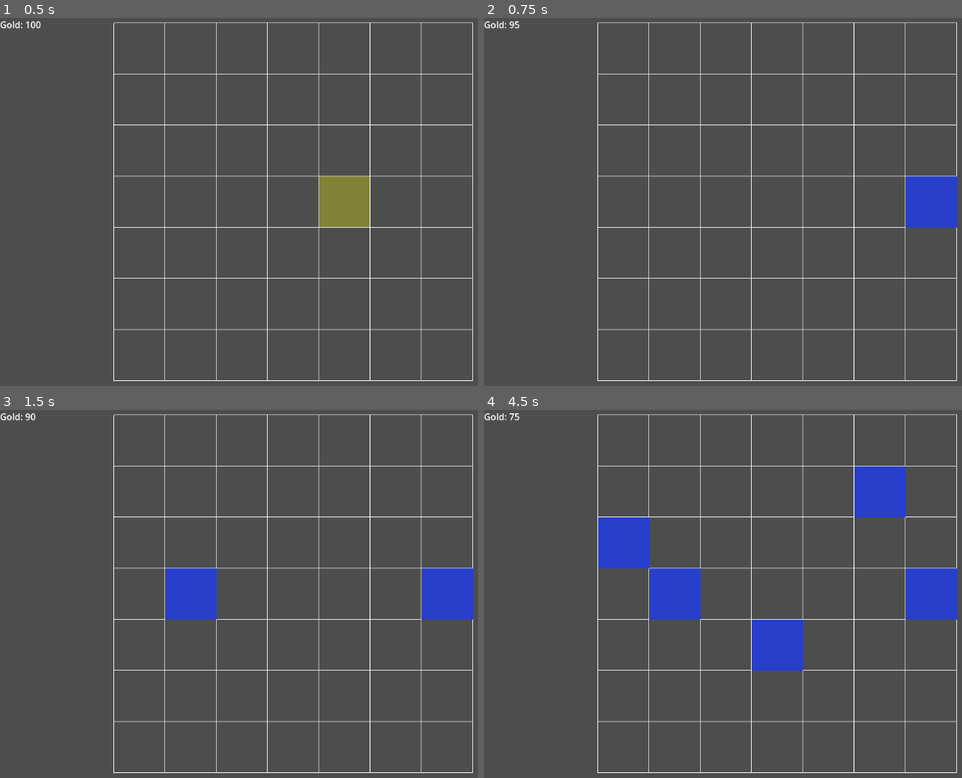
Above: before the commit, frames 1-4 (two rows, left to right).
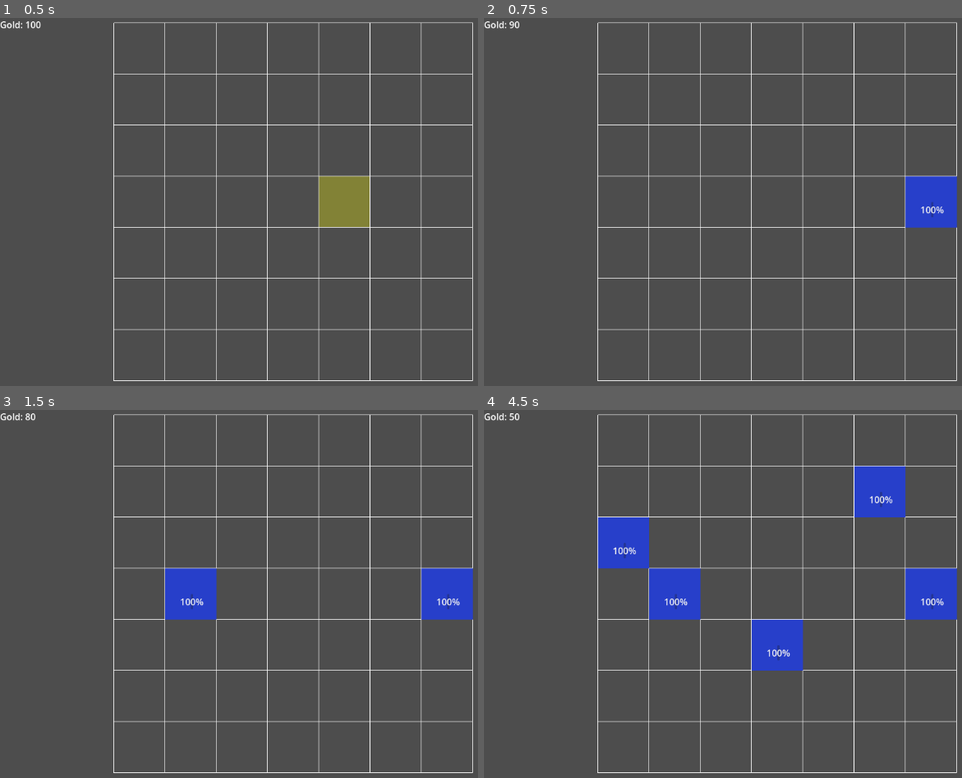
Above: after the commit, the same moments.

Repository: Traveler582/medieval-pvz
Game: Godot game, scene res://scenes/levels/level.tscn
Same seed, same stepped clock (60 frames per second), same inputs: the game is played once before the commit and once after it.
Inputs (mouse positions are in pixels of both pictures, inside the frame that each line leads up to):
- Up to frame 1 (0.5 s): no input
- Up to frame 2 (0.75 s): tap Enter at 0.5 s; move the mouse to (957, 183) at 0.52 s; click (957, 183) at 0.67 s
- Up to frame 3 (1.5 s): tap Space at 1.25 s; move the mouse to (195, 612) at 1.27 s; click (195, 612) at 1.42 s
- Up to frame 4 (4.5 s): tap Enter at 2, 3.5 s; move the mouse to (875, 513) at 2.02 s; click (875, 513) at 2.17 s; tap Space at 2.75, 4.25 s; move the mouse to (780, 667) at 2.77 s; click (780, 667) at 2.92 s; move the mouse to (outside the picture) at 3.52 s; click (outside the picture) at 3.67 s; move the mouse to (613, 538) at 4.27 s; click (613, 538) at 4.42 s

Frame 1 is identical in both runs. In frame 2, less than 0.1% of the frame differs, in the area x 6-97%, y 0-55%; in frame 3, 0.2%; in frame 4, 0.4%, in the area x 5-97%, y 0-69%.

Commit message:
Added EnemyData resource, EnemyBase class and EnemyKnight class

Diff:
--- /dev/null
+++ b/medieval-pvz/resources/enemies/enemy_data.gd
@@ -0,0 +1,8 @@
+extends Resource
+class_name EnemyData
+
+@export var enemy_name: String = ""
+@export var speed: float = 45.0
+@export var health: int = 3
+@export var damage: int = 1
+@export var scene: PackedScene
--- a/medieval-pvz/resources/units/knight.tres
+++ b/medieval-pvz/resources/units/knight.tres
@@ -4,7 +4,7 @@
 
 [resource]
 script = ExtResource("1_1hfx2")
-cost = 5
+cost = 10
 health = 5
 damage = 3
 metadata/_custom_type_script = "uid://dupi3dabj71cq"
--- /dev/null
+++ b/medieval-pvz/scenes/enemies/enemy.tscn
@@ -0,0 +1,25 @@
+[gd_scene format=3 uid="uid://bys8b6ujx0swa"]
+
+[ext_resource type="Script" uid="uid://c6mk248fp82va" path="res://scripts/enemies/enemy_knight.gd" id="1_6xk8f"]
+
+[sub_resource type="RectangleShape2D" id="RectangleShape2D_8e3ao"]
+
+[node name="Enemy" type="Node2D" unique_id=556555792]
+script = ExtResource("1_6xk8f")
+
+[node name="ColorRect" type="ColorRect" parent="." unique_id=1875913274]
+offset_left = -45.0
+offset_top = -45.0
+offset_right = 45.0
+offset_bottom = 45.0
+color = Color(0.6156863, 0, 0, 1)
+
+[node name="Area2D" type="Area2D" parent="." unique_id=52651537]
+
+[node name="CollisionShape2D" type="CollisionShape2D" parent="Area2D" unique_id=1491222755]
+scale = Vector2(5, 5)
+shape = SubResource("RectangleShape2D_8e3ao")
+
+[node name="ProgressBar" type="ProgressBar" parent="." unique_id=591700375]
+offset_right = 4.0
+offset_bottom = 27.0
--- a/medieval-pvz/scenes/units/knight.tscn
+++ b/medieval-pvz/scenes/units/knight.tscn
@@ -4,7 +4,6 @@
 [ext_resource type="Resource" uid="uid://c7ky0iyqgdtma" path="res://resources/units/knight.tres" id="2_8k1n4"]
 
 [sub_resource type="RectangleShape2D" id="RectangleShape2D_4ypb7"]
-size = Vector2(47, 20)
 
 [node name="Knight" type="Node2D" unique_id=1918362713]
 script = ExtResource("1_c8pb6")
@@ -18,14 +17,11 @@
 color = Color(0.15406221, 0.24613917, 0.79287314, 1)
 
 [node name="Area2D" type="Area2D" parent="." unique_id=1794259529]
-visible = false
 
 [node name="CollisionShape2D" type="CollisionShape2D" parent="Area2D" unique_id=1572920140]
-visible = false
-position = Vector2(13.5, 0)
+scale = Vector2(5, 5)
 shape = SubResource("RectangleShape2D_4ypb7")
 
 [node name="ProgressBar" type="ProgressBar" parent="." unique_id=765098025]
-visible = false
 offset_right = 4.0
 offset_bottom = 27.0
--- /dev/null
+++ b/medieval-pvz/scripts/enemies/enemy_base.gd
@@ -0,0 +1,22 @@
+extends Node2D
+class_name EnemyBase
+
+@export var data: EnemyData
+
+var current_health: int
+var lane: int = 0
+
+func _ready():
+	if data:
+		current_health = data.health
+
+func _process(delta):
+	position.x -= data.speed * delta
+
+func take_damage(amount: int) -> void:
+	current_health -= amount
+	if current_health <= 0:
+		die()
+
+func die() -> void:
+	queue_free()
--- /dev/null
+++ b/medieval-pvz/scripts/enemies/enemy_knight.gd
@@ -0,0 +1,2 @@
+extends EnemyBase
+class_name EnemyKnight
Not shown, added: medieval-pvz/resources/enemies/enemy_data.gd.uid
Not shown, added: medieval-pvz/scripts/enemies/enemy_base.gd.uid
Not shown, added: medieval-pvz/scripts/enemies/enemy_knight.gd.uid
